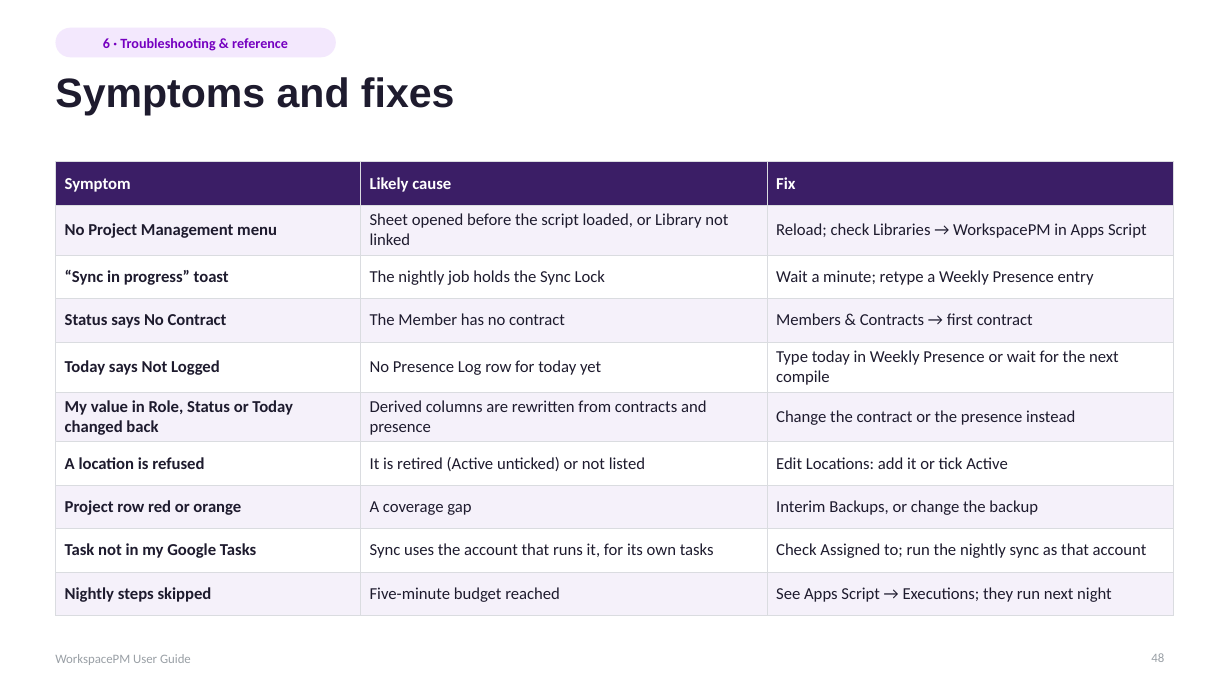
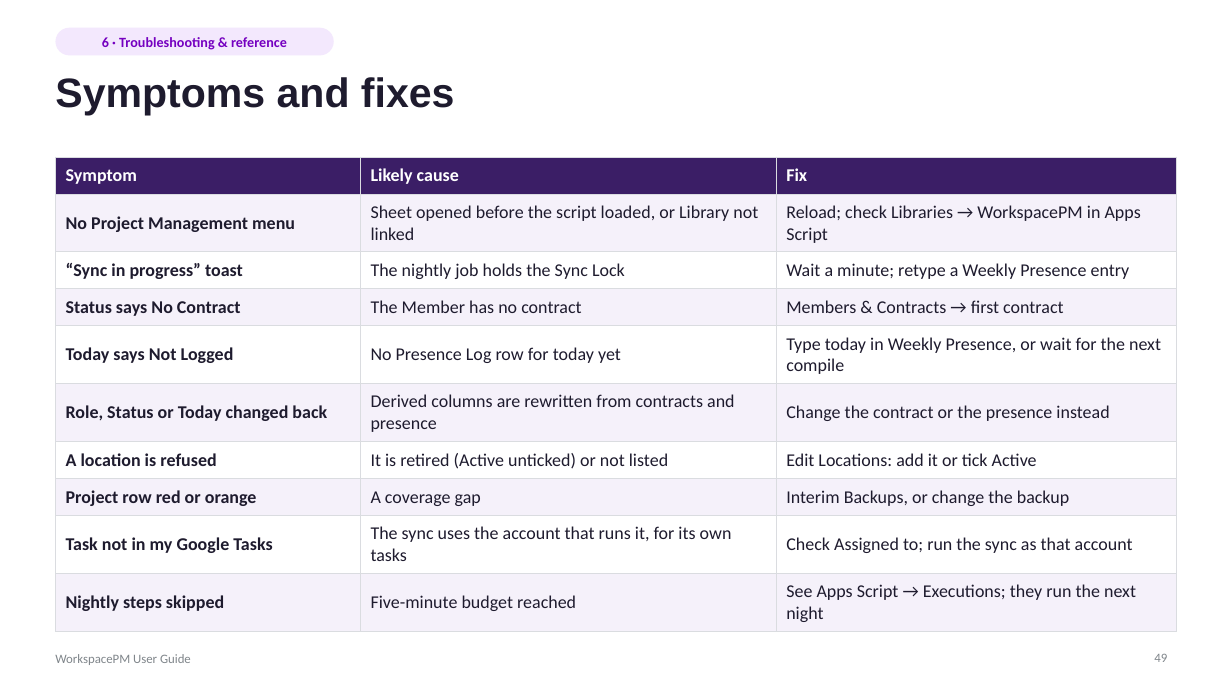
Before and after one commit to hugoglvs/WorkspaceTM, a slide deck: slide 49 of docs/WorkspacePM User Guide.pptx (slide 48 before the commit). Drawn at 1232x693 pixels with LibreOffice and Linux fonts; fonts in the diff are those of the drawing. Boxes give left, top, right and bottom in pixels: in the first picture for what was removed or moved away, otherwise in the second. Text is boxed around its words. In the diff, an @@ line names an element or a change of style, - is before the commit and + after.

```diff
--- a/docs/WorkspacePM User Guide.pptx
+++ b/docs/WorkspacePM User Guide.pptx
@@ rounded rectangle "6 · Troubleshooting & reference" at box(55, 28, 334, 55): proportions changed @@
@@ table at box(55, 157, 1177, 626) @@
-row 5, column 3: Type today in Weekly Presence or wait for the next compile
+row 5, column 3: Type today in Weekly Presence, or wait for the next compile
-row 6, column 1: My value in Role, Status or Today changed back
+row 6, column 1: Role, Status or Today changed back
-row 9, column 2: Sync uses the account that runs it, for its own tasks
+row 9, column 2: The sync uses the account that runs it, for its own tasks
-row 9, column 3: Check Assigned to; run the nightly sync as that account
+row 9, column 3: Check Assigned to; run the sync as that account
-row 10, column 3: See Apps Script → Executions; they run next night
+row 10, column 3: See Apps Script → Executions; they run the next night
@@ size 13 to 14 pt in "Symptom", "Likely cause", "Fix", "No Project Management menu" and 21 more places @@
@@ borders changed @@
@@ table: place and size @@
-table at box(55, 162, 1174, 606)
+table at box(55, 157, 1177, 626)
@@ text "WorkspacePM User Guide" at box(55, 654, 191, 665): text colour #9AA0A6 to #80868B @@
@@ page number at box(1154, 654, 1167, 662): text changed; text colour #9AA0A6 to #80868B @@
-48
+49
```
Also in this commit, not shown: 50 other slides changed, 1 slide added, 27 other files.
